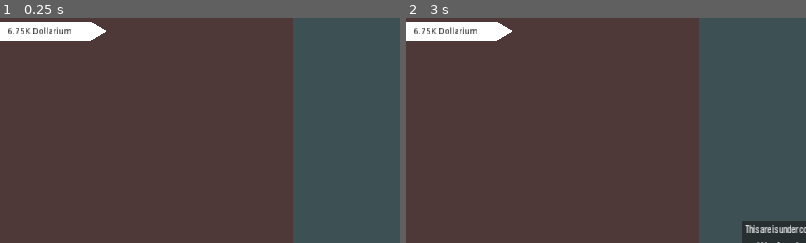
Above: before the commit, frames 1-2 (left to right).
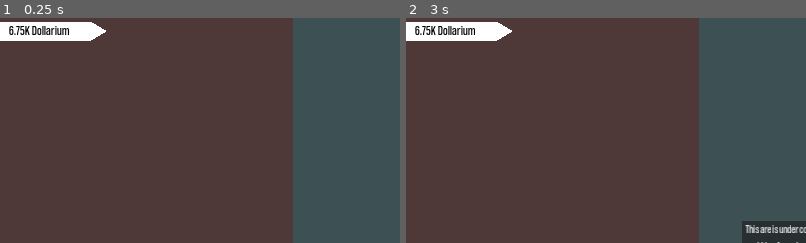
Above: after the commit, the same moments.

Repository: UltraMKF12/Waifu-Clicker
Game: Godot game, scene res://Game.tscn
Two runs of this game, one before a commit and one after it. Both use one fixed random seed, a clock stepped at 60 frames per second and the inputs below.
Inputs (mouse positions are % of the whole screen's width and height, from its top left):
- Up to frame 1 (0.25 s): no input
- Up to frame 2 (3 s): click "Random value" at 0.5 s; click "Random value" at 1.25 s; click "Random value" at 2 s; tap Enter at 2.75 s; move the mouse to (72, 45) at 2.77 s
The pictures show only the part of the screen within x 30-80%, y 0-50%; the shares and areas given below are measured in that part.

The runs differ from the first frame. In frame 1, 0.4% of the frame differs, in the area x 2-18%, y 3-8%; in frame 2, 0.4%.

Commit message:
Set font for Money counter

Diff:
--- a/Game.tscn
+++ b/Game.tscn
@@ -1,9 +1,14 @@
-[gd_scene load_steps=8 format=2]
+[gd_scene load_steps=10 format=2]
 
 [ext_resource path="res://Scripts/Game.gd" type="Script" id=1]
 [ext_resource path="res://Objects/Tooltip/TooltipArea.tscn" type="PackedScene" id=2]
 [ext_resource path="res://Scripts/Affection.gd" type="Script" id=3]
 [ext_resource path="res://Fonts/Spring Snowstorm.ttf" type="DynamicFontData" id=4]
+[ext_resource path="res://Fonts/coolvetica condensed rg.otf" type="DynamicFontData" id=5]
+
+[sub_resource type="DynamicFont" id=4]
+size = 22
+font_data = ExtResource( 5 )
 
 [sub_resource type="StyleBoxFlat" id=1]
 bg_color = Color( 0.854902, 0.141176, 0, 1 )
@@ -62,11 +67,12 @@
 polygon = PoolVector2Array( 40, 225, 65, 210, 230, 210, 255, 225, 230, 240, 65, 240 )
 
 [node name="Moneytext" type="Label" parent="Screen/TwoPartDivision/CharacterPart/MoneyTextBorder"]
-margin_left = 98.0
-margin_top = 219.0
-margin_right = 195.0
-margin_bottom = 233.0
+margin_left = 68.0
+margin_top = 210.0
+margin_right = 231.0
+margin_bottom = 239.0
 custom_colors/font_color = Color( 0, 0, 0, 1 )
+custom_fonts/font = SubResource( 4 )
 text = "Money Counter"
 align = 1
 valign = 1
@@ -129,6 +135,10 @@
 anchor_right = 1.0
 anchor_bottom = 1.0
 mouse_filter = 2
+__meta__ = {
+"_edit_group_": true,
+"_edit_lock_": true
+}
 
 [node name="AffectionTooltip" parent="Screen/Tooltips" instance=ExtResource( 2 )]
 margin_left = 21.0
Binary file removed: Fonts/coolvetica rg it.otf
